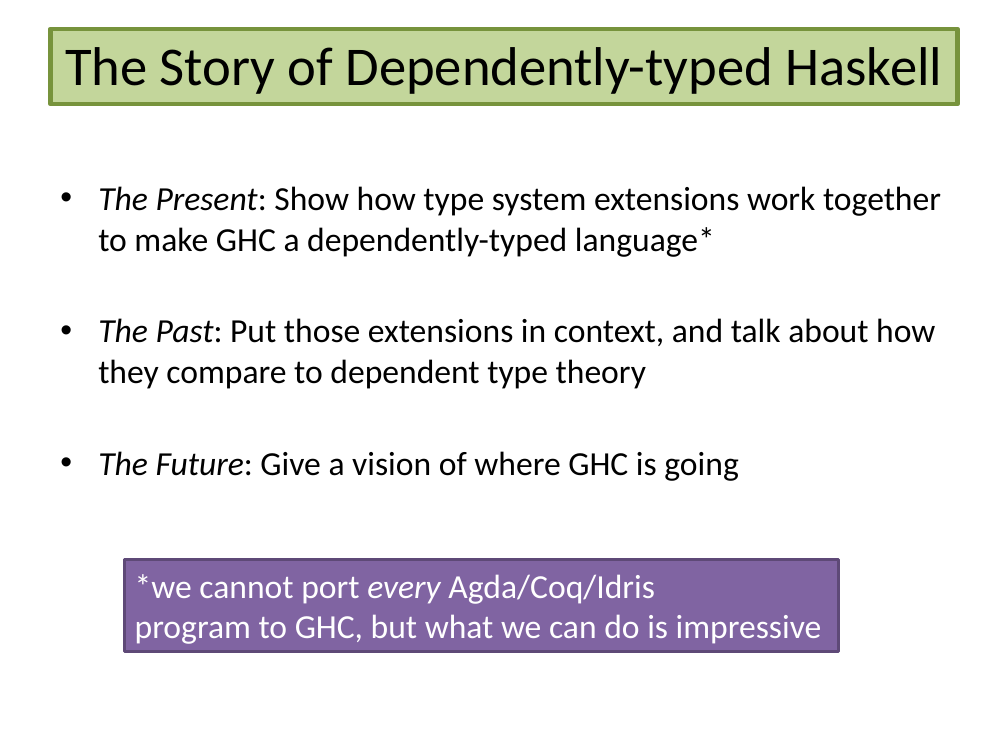
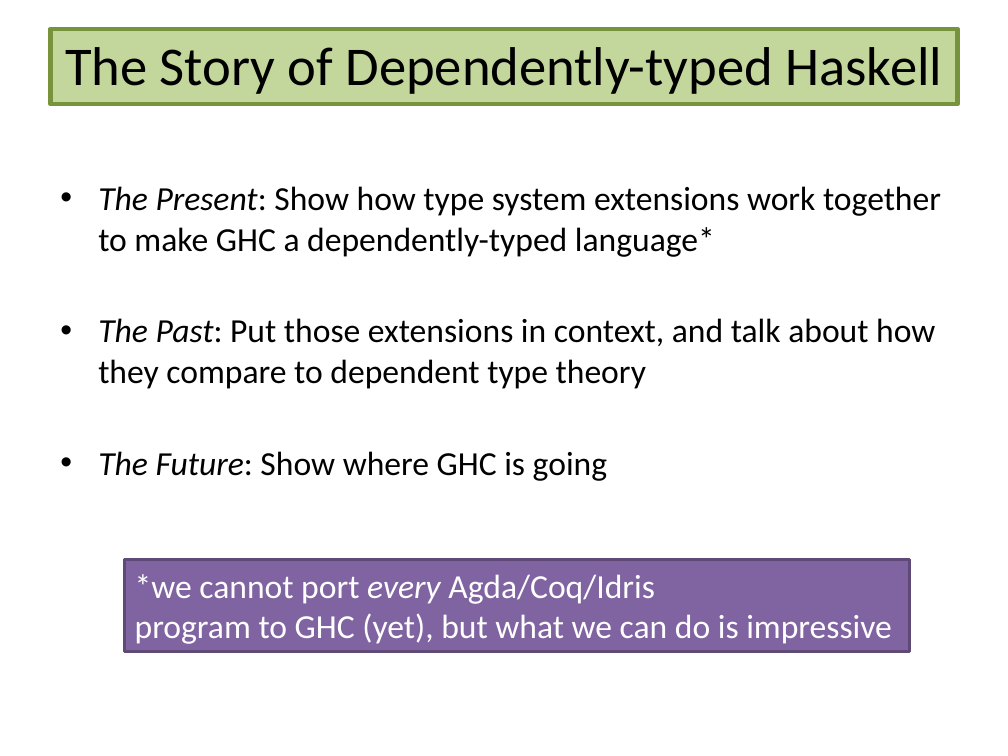
Before and after one commit to sweirich/dth, a slide deck: slide 3 of depending-on-types/depending-on-types.pptx. Drawn at 1008x756 pixels with LibreOffice and Linux fonts; fonts in the diff are those of the drawing. Boxes give left, top, right and bottom in pixels: in the first picture for what was removed or moved away, otherwise in the second. Text is boxed around its words. In the diff, an @@ line names an element or a change of style, - is before the commit and + after.

```diff
--- a/depending-on-types/depending-on-types.pptx
+++ b/depending-on-types/depending-on-types.pptx
@@ text at box(98, 451, 607, 481): text changed @@
-• The Future: Give a vision of where GHC is going
+• The Future: Show where GHC is going
@@ rectangle "*we cannot port every Agda/Coq/Idris": place and size @@
-rectangle "*we cannot port every Agda/Coq/Idris" at box(125, 559, 839, 651)
+rectangle "*we cannot port every Agda/Coq/Idris" at box(125, 559, 909, 651)
@@ text in rectangle at box(135, 613, 892, 644): text changed @@
-program to GHC, but what we can do is impressive
+program to GHC (yet), but what we can do is impressive
```
Also in this commit, not shown: 7 other slides changed, 1 slide added, 1 slide removed.
